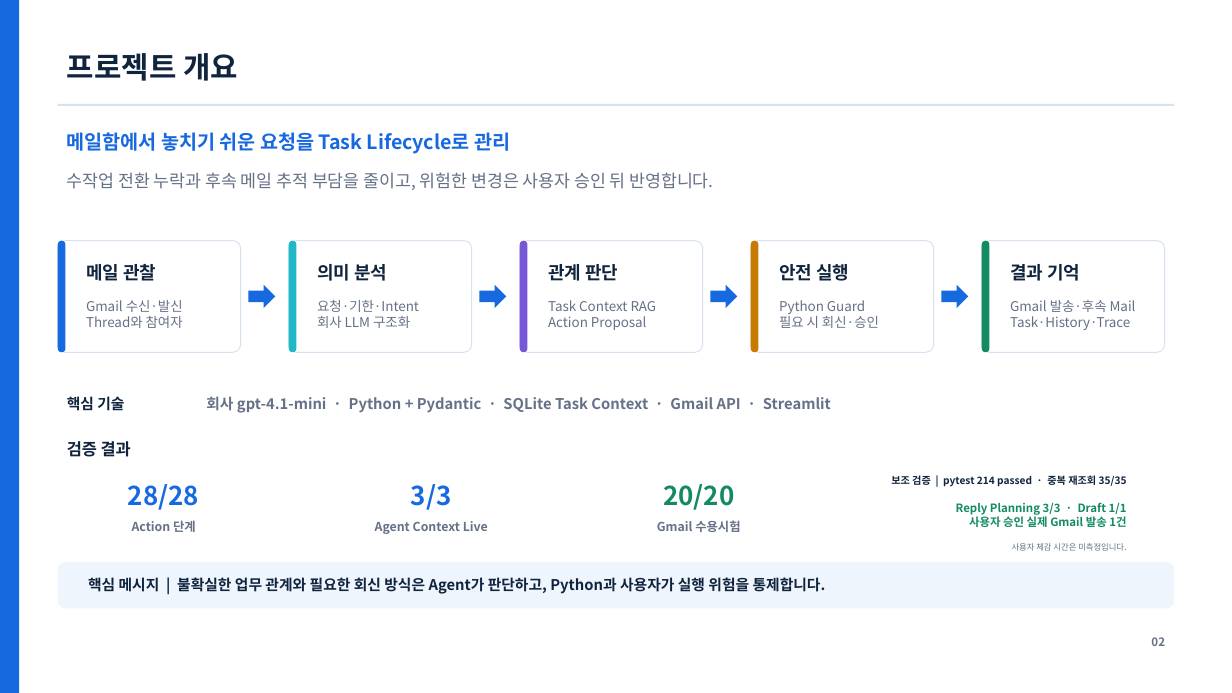
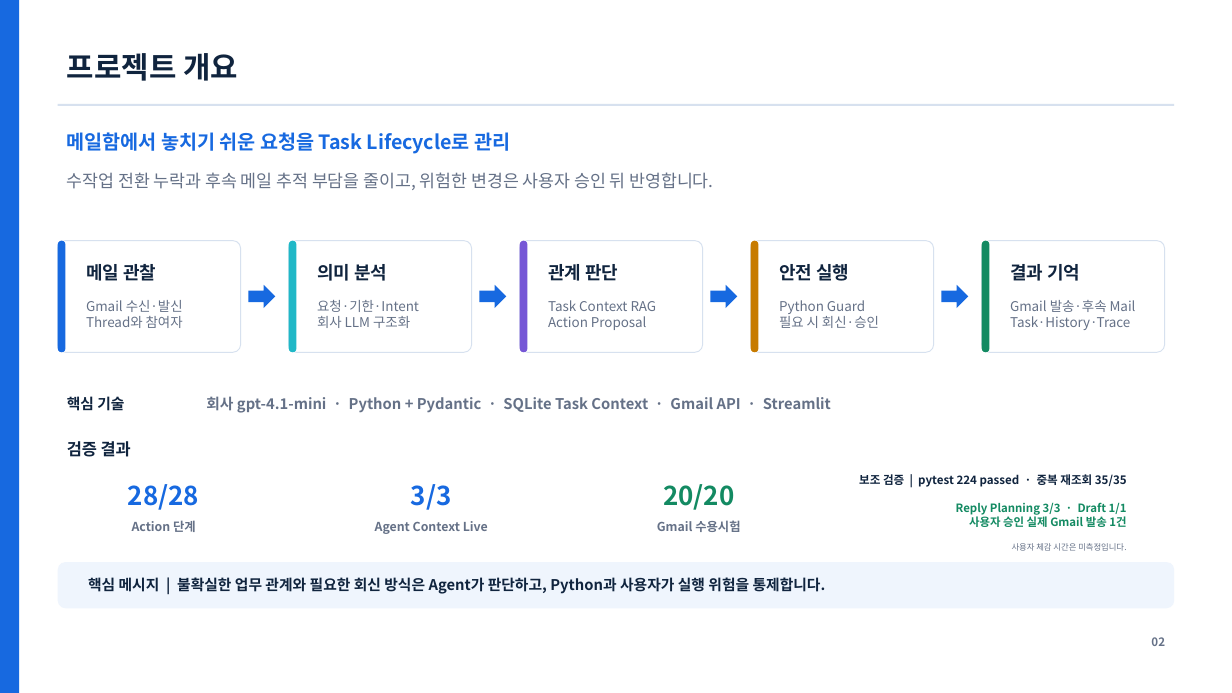
Before and after one commit to 100aniv/mailtaskagent, a slide deck: slide 2 of Docs/PRESENTATION/2. 최종/09285_백준현_AI_Master_최종발표자료_v8.pptx. Drawn at 1232x693 pixels with LibreOffice and Linux fonts; fonts in the diff are those of the drawing. Boxes give left, top, right and bottom in pixels: in the first picture for what was removed or moved away, otherwise in the second. Text is boxed around its words. In the diff, an @@ line names an element or a change of style, - is before the commit and + after.

```diff
--- a/Docs/PRESENTATION/2. 최종/09285_백준현_AI_Master_최종발표자료_v8.pptx
+++ b/Docs/PRESENTATION/2. 최종/09285_백준현_AI_Master_최종발표자료_v8.pptx
@@ text at [859, 474, 1127, 487]: text changed; size 7.9 to 9.1 pt @@
-보조 검증 | pytest 214 passed · 중복 재조회 35/35
+보조 검증 | pytest 224 passed · 중복 재조회 35/35
```
Also in this commit, not shown: 1 other slide changed, 7 other files.
